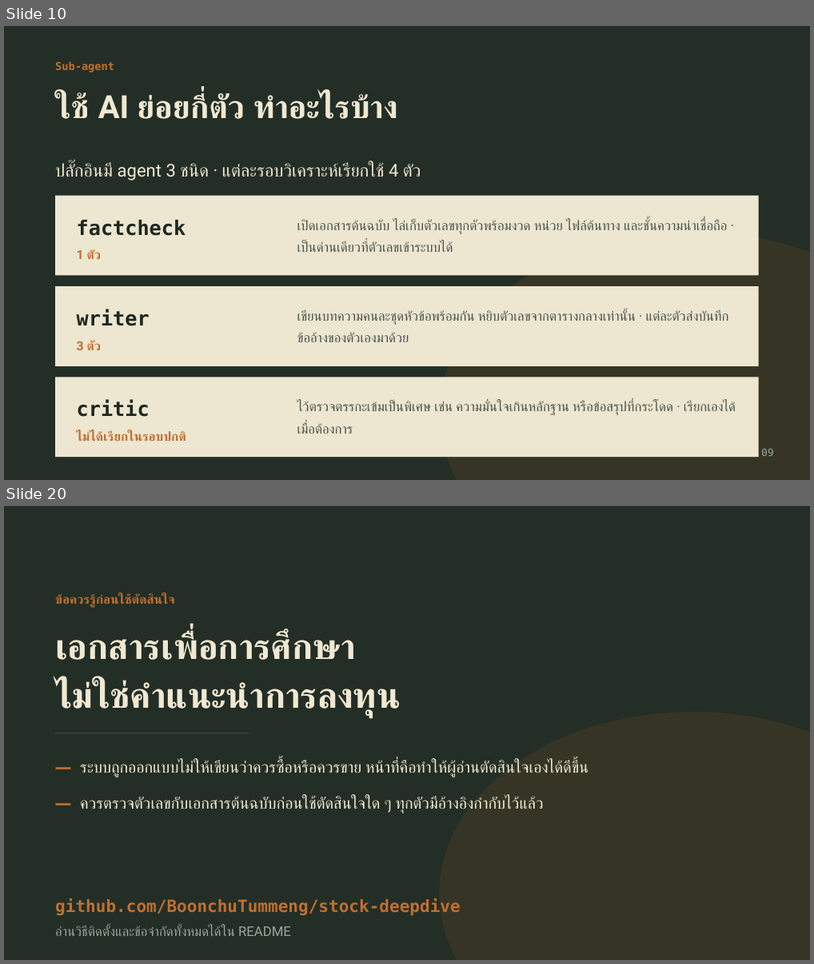
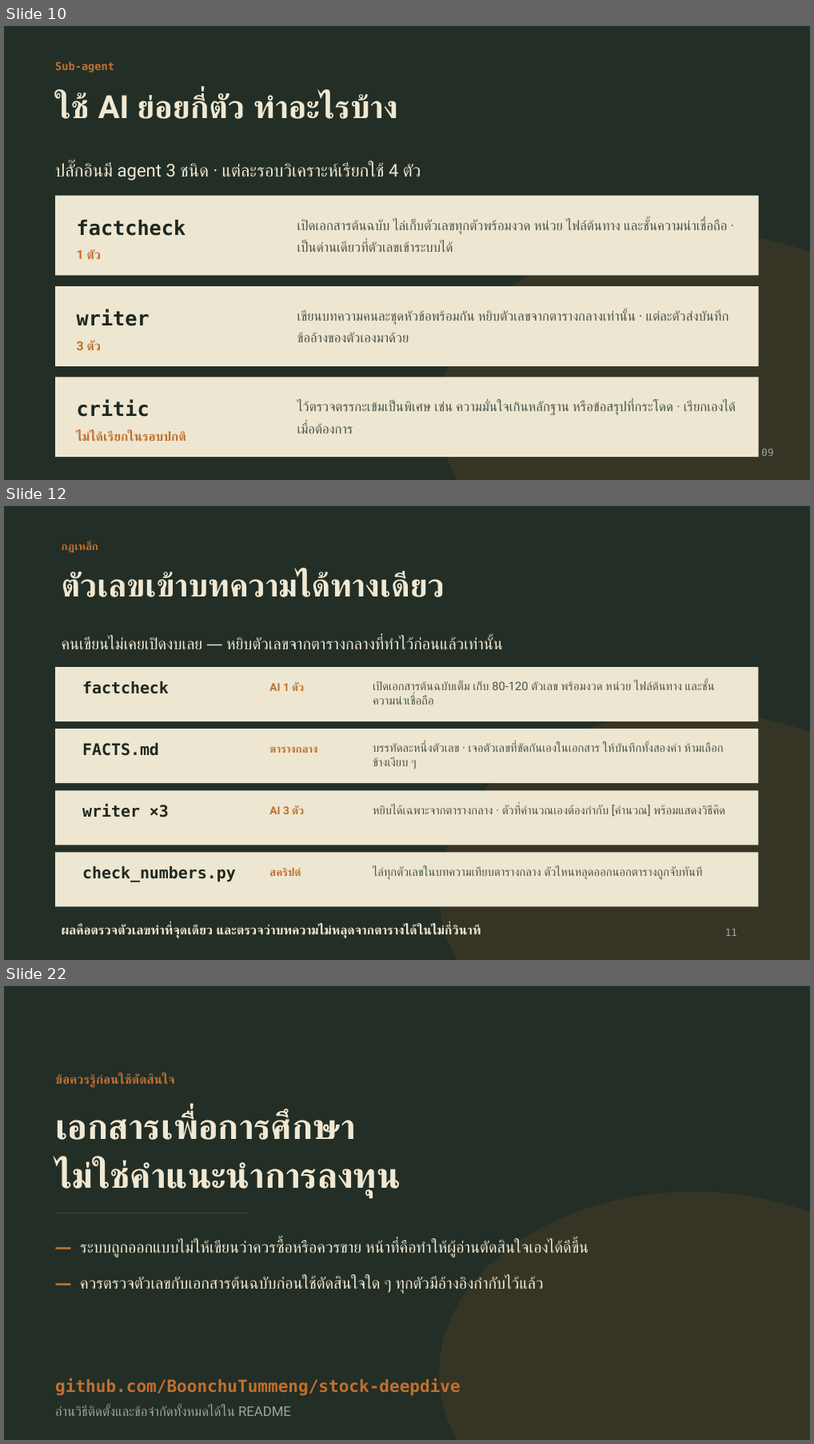
Before and after one commit to BoonchuTummeng/stock-deepdive, a slide deck: docs/stock-deepdive-guide.pptx. Shown one above the other, each under a label of ours: slides 10 and 20 before the commit, slides 10, 12 and 22 after it; the slides between them are not shown. The pictures are 814x964 and 814x1444 pixels, drawn with LibreOffice and Linux fonts; fonts in the diff are those of the drawing. Boxes give left, top, right and bottom in pixels: in the first picture for what was removed or moved away, otherwise in the second. Text is boxed around its words. In the diff, an @@ line names an element or a change of style, - is before the commit and + after.

```diff
--- a/docs/stock-deepdive-guide.pptx
+++ b/docs/stock-deepdive-guide.pptx
@@ slide 12 added at <box>4,506,810,960</box>, background #FFFFFF @@
@@ rectangle added at <box>4,506,810,960</box>, fill #232E26 @@
@@ text added at <box>62,541,98,552</box>, 13 pt, text #C07030, bold @@
+กฎเหล็ก
@@ text added at <box>62,571,444,597</box>, 38 pt, text #F0E8D2, bold @@
+ตัวเลขเข้าบทความได้ทางเดียว
@@ text added at <box>62,636,503,649</box>, 19 pt, text #F0E8D2 @@
+คนเขียนไม่เคยเปิดงบเลย — หยิบตัวเลขจากตารางกลางที่ทำไว้ก่อนแล้วเท่านั้น
@@ rectangle added at <box>55,667,759,721</box>, fill #EDE6D0 @@
@@ text added at <box>82,681,169,694</box>, 19 pt, text #1E2820, bold @@
+factcheck
@@ text added at <box>270,682,304,691</box>, 13 pt, text #C07030, bold @@
+AI 1 ตัว
@@ text added at <box>373,681,715,704</box>, 14 pt, text #4A554C @@
+เปิดเอกสารต้นฉบับเต็ม เก็บ 80-120 ตัวเลข พร้อมงวด หน่วย ไฟล์ต้นทาง และชั้นความน่าเชื่อถือ
@@ ellipse added at <box>439,712,810,960</box>, fill #7A4E24 at 22% opacity @@
@@ rectangle added at <box>55,728,759,783</box>, fill #EDE6D0 @@
@@ text added at <box>82,743,159,756</box>, 19 pt, text #1E2820, bold @@
+FACTS.md
@@ text added at <box>373,743,724,768</box>, 14 pt, text #4A554C @@
+บรรทัดละหนึ่งตัวเลข · เจอตัวเลขที่ขัดกันเองในเอกสาร ให้บันทึกทั้งสองค่า ห้ามเลือกข้างเงียบ ๆ
@@ text added at <box>270,746,318,752</box>, 13 pt, text #C07030, bold @@
+ตารางกลาง
@@ rectangle added at <box>55,790,759,844</box>, fill #EDE6D0 @@
@@ text added at <box>82,804,169,817</box>, 19 pt, text #1E2820, bold @@
+writer ×3
@@ text added at <box>270,805,304,814</box>, 13 pt, text #C07030, bold @@
+AI 3 ตัว
@@ text added at <box>373,804,726,816</box>, 14 pt, text #4A554C @@
+หยิบได้เฉพาะจากตารางกลาง · ตัวที่คำนวณเองต้องกำกับ [คำนวณ] พร้อมแสดงวิธีคิด
@@ rectangle added at <box>55,852,759,907</box>, fill #EDE6D0 @@
@@ text added at <box>82,866,236,882</box>, 19 pt, text #1E2820, bold @@
+check_numbers.py
@@ text added at <box>270,868,301,876</box>, 13 pt, text #C07030, bold @@
+สคริปต์
@@ text added at <box>373,866,703,880</box>, 14 pt, text #4A554C @@
+ไล่ทุกตัวเลขในบทความเทียบตารางกลาง ตัวไหนหลุดออกนอกตารางถูกจับทันที
@@ text added at <box>62,924,481,938</box>, 15 pt, text #F0E8D2, bold @@
+ผลคือตรวจตัวเลขทำที่จุดเดียว และตรวจว่าบทความไม่หลุดจากตารางได้ในไม่กี่วินาที
@@ text added at <box>726,928,738,936</box>, 12 pt, text #9AA89C @@
+11
@@ what was slide 20 is now slide 22 @@
```
Also in this commit, not shown: 9 slides changed, 1 other slide added.
